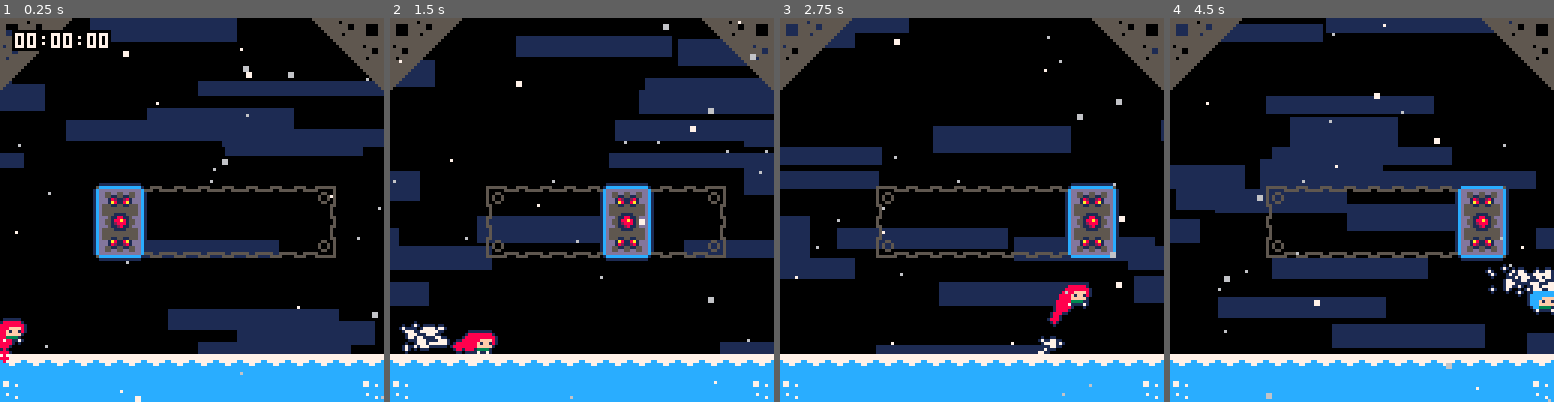
Above: before the commit, frames 1-4 (left to right).
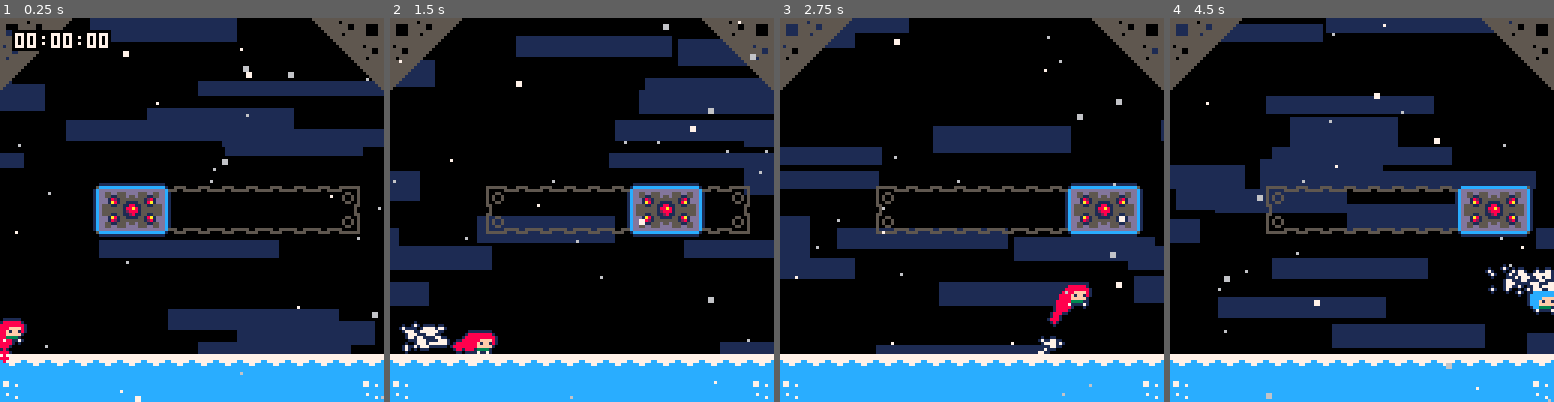
Above: after the commit, the same moments.

Repository: CelesteClassic/newleste.p8
Game: PICO-8 cartridge temple.p8
Two runs of this game, one before a commit and one after it. Both use one fixed random seed, a clock stepped at 60 frames per second and the inputs below.
Inputs:
- Up to frame 1 (0.25 s): no input
- Up to frame 2 (1.5 s): tap X (X key) at 0.33, 1.07 s; tap O (Z key) at 0.7 s
- Up to frame 3 (2.75 s): hold Right 1.6-2.1 s; tap O (Z key) at 1.7, 2.1, 2.5 s; tap X (X key) at 1.85 s; hold Up 2.15-2.42 s; hold Right from 2.47 s (still down)
- Up to frame 4 (4.5 s): tap O (Z key) every 0.4 s from 2.9 to 4.1 s; tap X (X key) at 2.97, 4.08 s; release Right at 3.03 s; hold Left 3.08-3.58 s; hold Down 3.63-3.97 s; hold Right from 4.02 s (still down)

The runs differ from the first frame. In frame 1, 4.0% of the frame differs, in the area x 24-94%, y 42-64%; in frame 2, 5.8%, in the area x 25-94%, y 42-64%; in frame 3, 3.4%; in frame 4, 3.7%.

Commit message:
added support for rotated swap blocks

Diff:
--- a/temple.p8
+++ b/temple.p8
@@ -1224,7 +1224,7 @@
     solid_obj=true
 		start=x
 		timer=-1
-    hitbox=rectangle(0,0,16,24)
+    hitbox=sprite==72 and rectangle(0,0,24,16) or rectangle(0,0,16,24)
     edge=x+8
     while tile_at(edge\8,y\8)!=74 do
       edge+=8
@@ -1232,7 +1232,7 @@
 	end,
   update=function(_ENV)
     if timer>=0 then
-      spd.x=min(appr(spd.x,6,1),edge-x)
+      spd.x=min(appr(spd.x,6,2),edge-x)
       timer+=1
       if timer==30 then
         timer=-1
@@ -1261,8 +1261,13 @@
       local cx,cy=i%2,i\2
       spr(72,x+(hitbox.w-8)*cx,y+(hitbox.h-8)*cy,1,1,cx==1,cy==1)
     end
-    spr(88,x,y+8)
-    spr(89,x+8,y+8)
+    if hitbox.w==16 then
+      spr(88,x,y+8)
+      spr(89,x+8,y+8)
+    else
+      spr(75,x+8,y)
+      spr(91,x+8,y+8)
+    end
   end
 }
 psfx=function(num)
@@ -1293,7 +1298,8 @@
   [82]=switch_door,
   [70]=theo_crystal,
   [98]=theo_door,
-  [72]=swap_block
+  [72]=swap_block,
+  [88]=swap_block
 }
 
 -- [object functions]
@@ -1924,22 +1930,22 @@
 777cc7777777ccccc777777ccccc77777777ccc7777777777ccc777777cccc77cc7ccccc55555500005555555505555555555555000000000000000000000000
 777cc777777777777777777777777777777777777777777777777777777cc777ccccc7cc55555550055555555555555555555555000000000000000000000000
 77cccc7757777777777777777777777557777777777777777777777557777775cccccccc55555555555555555555555555555555000000000000000000000000
-0aaaaa0000aaa000000a000000666600000000000005555500000777700000000ccccccc00555500555555500000000000000000000000000000000000000000
-0a000a0000a0a000000a0000068888600003bb300005555500007d7767000000cddddddd55500555500000550000000000000000000000000000000000000000
-0a909a0000a0a000000a000068887786003bbbb30000bbb00007dd7766700000cdd55dd500000000500550000000000000000000000000000000000000000000
-09aaa900009a9000000a0000688877865505555055000000007dd76676670000cdd5511500000000505005000000000000000000000000000000000000000000
-000a0000000a0000000a000068888886550055005500000007dd766667667000cddd182100000000505005000000000000000000000000000000000000000000
-099a0000009a0000000a000068888886555055055500000007d7611116767000cddd1a8100000000500550000000000000000000000000000000000000000000
-009a0000000a0000000a00000688886055505505550000007dd7111111766700cd55511500000000550000000000000000000000000000000000000000000000
-0aaa0000009a0000000a00000066660055505505550000007d71114441176700cd55555500000000050000000000000000000000000000000000000000000000
-06d6667006666d60050550505555500000000000000000007d71147447176700cd555555555555dc050000000000000000000000000000000000000000000000
-6d666d6006d766d6050550505555500000000000000000007d76144444676700cd555511115555dc050000000000000000000000000000000000000000000000
-d66dd8d00d8dd66d0550055055500300000000000000000007666aaaa6667000cddd51188115dddc550000000000000000000000000000000000000000000000
-676d6d6006d6d6660550055000005b3000000000000000000766622226667000cdd55188a8155ddc500000000000000000000000000000000000000000000000
-666d66655666d6760505505055555bb0000000000000000007666d66d6667000cdd5512888155ddc500000000000000000000000000000000000000000000000
-6ddd6d5005d6ddd60505505055555bb000000000000000000077777777770000cddd51128115dddc550000000000000000000000000000000000000000000000
-6d6ddd5555ddd6d60505505000005b3000000000000000000000000000000000cd555511115555dc050000000000000000000000000000000000000000000000
-676d65500556d766050550505550030000000000000000000000000000000000cd555555555555dc050000000000000000000000000000000000000000000000
+0aaaaa0000aaa000000a000000666600000000000005555500000777700000000ccccccc0055550055555550cccccccc00000000000000000000000000000000
+0a000a0000a0a000000a0000068888600003bb300005555500007d7767000000cddddddd5550055550000055dddddddd00000000000000000000000000000000
+0a909a0000a0a000000a000068887786003bbbb30000bbb00007dd7766700000cdd55dd5000000005005500055dddd5500000000000000000000000000000000
+09aaa900009a9000000a0000688877865505555055000000007dd76676670000cdd55115000000005050050055d55d5500000000000000000000000000000000
+000a0000000a0000000a000068888886550055005500000007dd766667667000cddd182100000000505005005555555500000000000000000000000000000000
+099a0000009a0000000a000068888886555055055500000007d7611116767000cddd1a8100000000500550005511115500000000000000000000000000000000
+009a0000000a0000000a00000688886055505505550000007dd7111111766700cd55511500000000550000005118811500000000000000000000000000000000
+0aaa0000009a0000000a00000066660055505505550000007d71114441176700cd55555500000000050000005188a81500000000000000000000000000000000
+06d6667006666d60050550505555500000000000000000007d71147447176700cd555555555555dc050000005128881500000000000000000000000000000000
+6d666d6006d766d6050550505555500000000000000000007d76144444676700cd555511115555dc050000005112811500000000000000000000000000000000
+d66dd8d00d8dd66d0550055055500300000000000000000007666aaaa6667000cddd51188115dddc550000005511115500000000000000000000000000000000
+676d6d6006d6d6660550055000005b3000000000000000000766622226667000cdd55188a8155ddc500000005555555500000000000000000000000000000000
+666d66655666d6760505505055555bb0000000000000000007666d66d6667000cdd5512888155ddc5000000055d55d5500000000000000000000000000000000
+6ddd6d5005d6ddd60505505055555bb000000000000000000077777777770000cddd51128115dddc5500000055dddd5500000000000000000000000000000000
+6d6ddd5555ddd6d60505505000005b3000000000000000000000000000000000cd555511115555dc05000000dddddddd00000000000000000000000000000000
+676d65500556d766050550505550030000000000000000000000000000000000cd555555555555dc05000000cccccccc00000000000000000000000000000000
 676d65500556d6760050050055555000000000000000000000000000000000000000000000000000000000000000000000000000000000000000000000000000
 66dd65000056dd660505505055555000000000000000000000000000000000000000000000000000000000000000000000000000000000000000000000000000
 6d8dd555555dd8d60505505000000000000000000000000000000000000000000000000000000000000000000000000000000000000000000000000000000000
